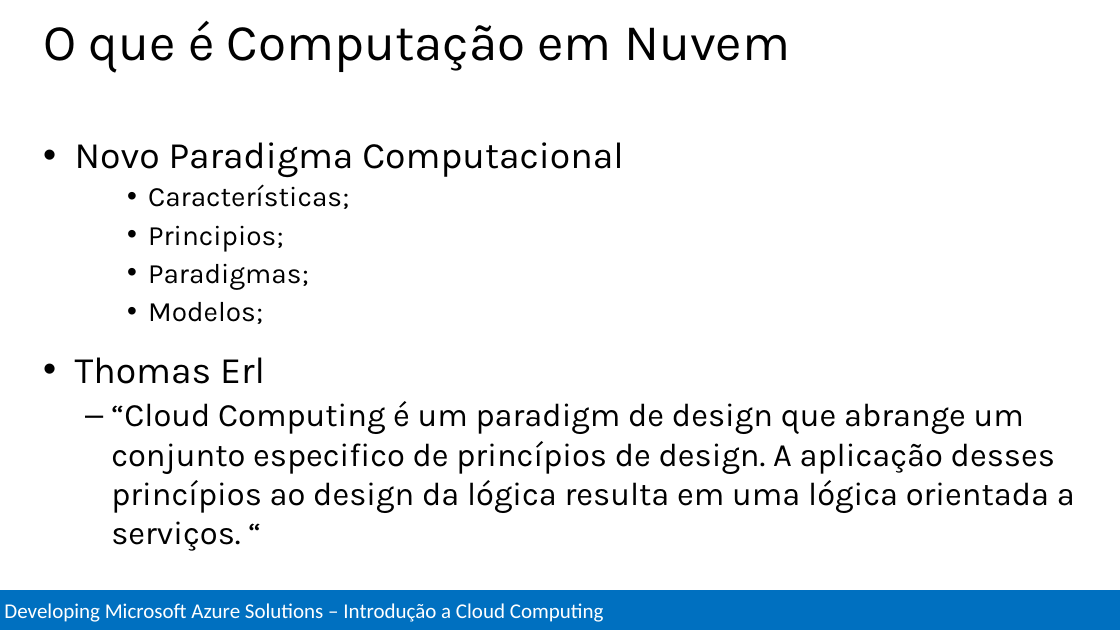
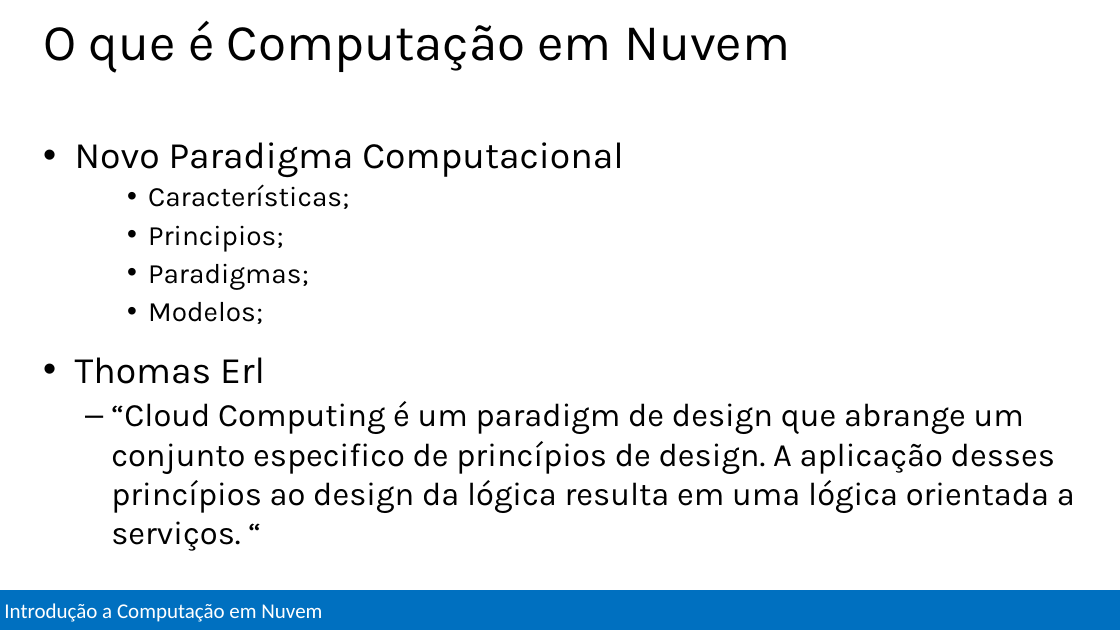
Before and after one commit to Evilazaro/MCSDAzureTraining, a slide deck: slide 9 of Introduction to Cloud Computing/Introduction to Cloud Computing.pptx. Drawn at 1120x630 pixels with LibreOffice and Linux fonts; fonts in the diff are those of the drawing. Boxes give left, top, right and bottom in pixels: in the first picture for what was removed or moved away, otherwise in the second. Text is boxed around its words. In the diff, an @@ line names an element or a change of style, - is before the commit and + after.

```diff
--- a/Introduction to Cloud Computing/Introduction to Cloud Computing.pptx
+++ b/Introduction to Cloud Computing/Introduction to Cloud Computing.pptx
@@ text in rectangle at <box>4,603,322,622</box>: text changed @@
-Developing Microsoft Azure Solutions – Introdução a Cloud Computing
+Introdução a Computação em Nuvem
```
Also in this commit, not shown: 9 other slides changed.
